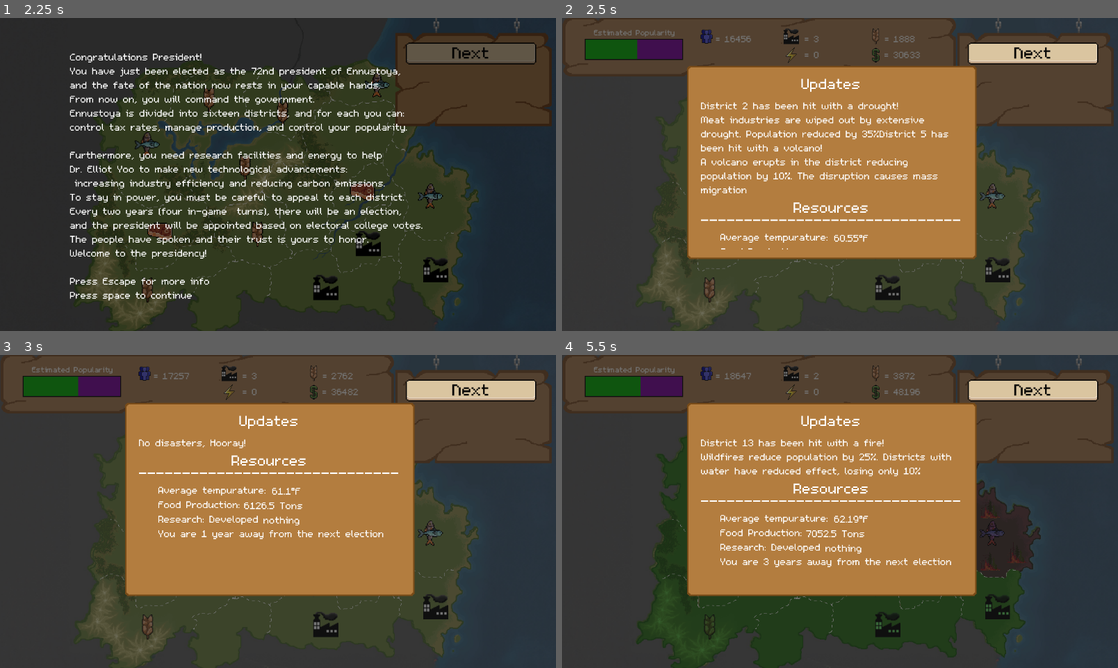
Above: before the commit, frames 1-4 (two rows, left to right).
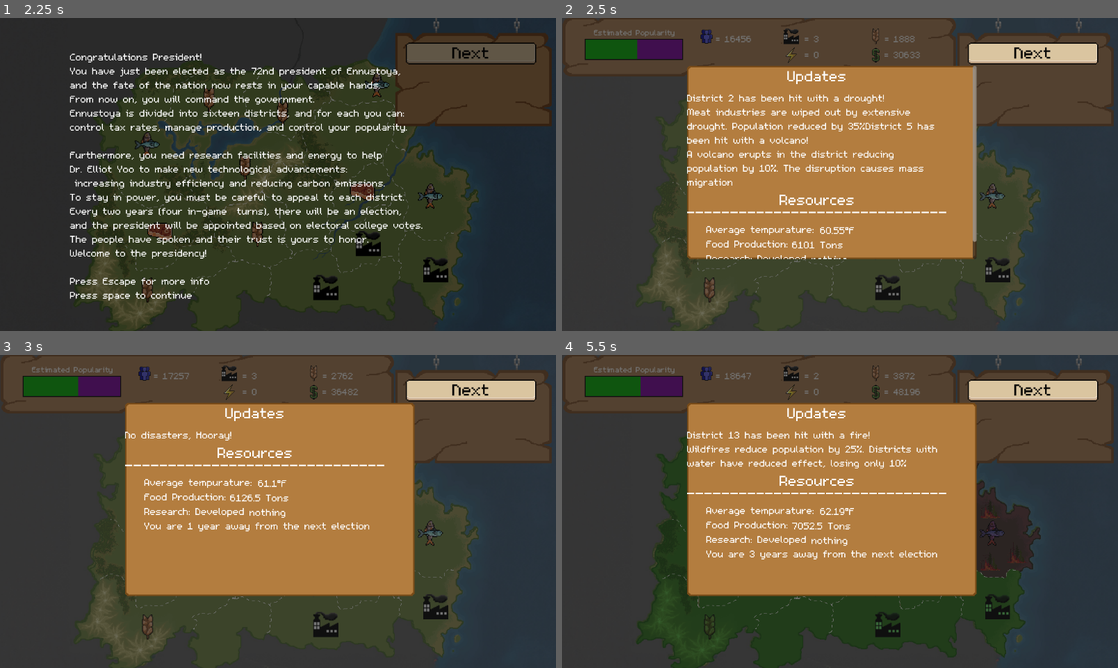
Above: after the commit, the same moments.

Repository: mccoogp/WeatherInc
Game: Godot game, scene res://world.tscn
Same seed, same stepped clock (60 frames per second), same inputs: the game is played once before the commit and once after it. The engine's default icon, where the game draws it, is replaced by a stand-in: a white triangle on a blue panel in a dark square.
Inputs (mouse positions are in pixels of both pictures, inside the frame that each line leads up to):
- Up to frame 1 (2.25 s): click "Next" at 0.5 s; click "Next" at 1.25 s; tap Enter at 2 s; move the mouse to (400, 158) at 2.02 s; hold Right from 2.03 s (still down); hold X from 2.03 s (still down); click (400, 158) at 2.17 s
- Up to frame 2 (2.5 s): keep holding Right; keep holding X; tap Space at 2.27 s
- Up to frame 3 (3 s): tap Space at 2.75 s; move the mouse to (166, 527) at 2.77 s; release Right at 2.78 s; release X at 2.78 s; hold Down from 2.78 s (still down); tap Enter at 2.85 s
- Up to frame 4 (5.5 s): tap Space at 3.02, 5, 5.27 s; release Down at 3.5 s; click "Advance" at 3.5 s; tap Enter at 4.25 s; move the mouse to (895, 442) at 4.27 s; hold Right 4.28-5.03 s; hold Backspace 4.28-5.03 s; move the mouse to (812, 574) at 5.02 s; hold Up from 5.03 s (still down); tap Tab at 5.1 s; click (812, 574) at 5.17 s

Frame 1 is identical in both runs. In frame 2, 6.5% of the frame differs, in the area x 22-75%, y 15-78%; in frame 3, 3.5%; in frame 4, 5.1%.

Commit message:
small fixes

Diff:
--- a/world.gd
+++ b/world.gd
@@ -292,6 +292,7 @@
 						cameracenter = districts[district].center
 						camerazoom = districts[district].zoom
 						districts[district].clicked = false
+						curprod = 0
 
 			else:
 				if event is InputEventKey and event.pressed:
--- a/world.tscn
+++ b/world.tscn
@@ -701,6 +701,14 @@
 hide = true
 skillclicked = true
 
+[node name="ScrollContainer" parent="CanvasLayer/News" index="2"]
+offset_left = -0.480011
+offset_top = 0.231987
+offset_right = 0.479919
+offset_bottom = -0.231995
+horizontal_scroll_mode = 1
+vertical_scroll_mode = 1
+
 [node name="Master Node" parent="CanvasLayer/News/SkillTree" index="0"]
 visible = false
 
@@ -733,7 +741,7 @@
 scale = Vector2(1.75, 1.75)
 text = "descrip"
 
-[node name="UpdateToggle" parent="CanvasLayer/News" index="3"]
+[node name="UpdateToggle" parent="CanvasLayer/News" index="4"]
 offset_left = 854.0
 offset_top = 65.0
 offset_right = 1112.0
@@ -741,7 +749,7 @@
 scale = Vector2(1.08, 1.08)
 theme_override_font_sizes/font_size = 50
 
-[node name="SkillTreeToggle" parent="CanvasLayer/News" index="4"]
+[node name="SkillTreeToggle" parent="CanvasLayer/News" index="5"]
 visible = false
 offset_left = 870.0
 offset_top = 127.0
Not shown: 1 places in skill_tree.tscn that only renumber resources
Not shown: 1 places in world.tscn that only renumber resources
